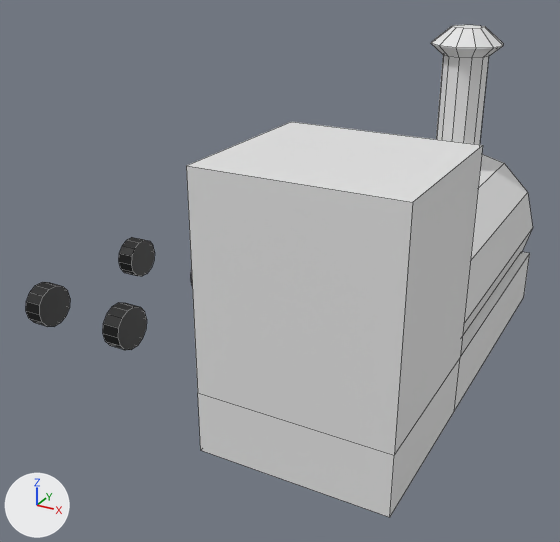
Before and after pictures for a commit that changed the Blender file SourceFiles/Road/Train.blend.
Both versions are drawn from a 50 mm camera at (1.79, -5.07, 3.25) aimed at (-0.94, -0.11, 0.77). Arrows for +X, +Y and +Z are at lower left; the lights stay in place. Mesh edges are drawn as thin lines.

Objects in the first picture: 'Car_BackWheel_Left', 'Car_BackWheel_Right', 'Car_FrontWheel_Left', 'Cube'.
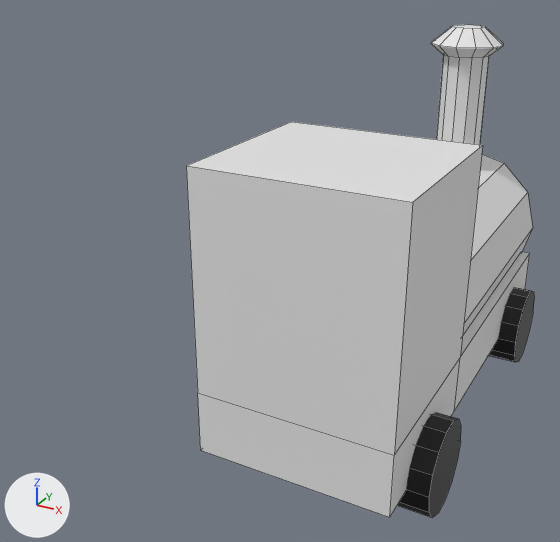
Pixel boxes [x1, y1, x2, y2] of what changed, in the pictures (560 x 542 px):
```json
{"object": "Car_BackWheel_Left", "change": "moved, rescaled", "before": [26, 282, 70, 327], "after": [397, 413, 461, 518]}
{"object": "Car_FrontWheel_Left", "change": "moved, rescaled", "before": [119, 237, 155, 276], "after": [488, 287, 534, 362]}
{"object": "Car_BackWheel_Right", "change": "moved, rescaled", "before": [103, 302, 147, 350], "on screen": "not visible afterwards"}
```

The change, as JSON lines over the scene's bpy script:
```json
{"op": "set", "path": "ob_car_backwheel_left.location", "old": "(-3.029, -0.601, 0.191)", "new": "(0.659, -1.127, 0.191)"}
{"op": "set", "path": "ob_car_backwheel_left.scale", "old": "(1.0, 1.0, 1.0)", "new": "(1.64, 1.64, 1.64)"}
{"op": "set", "path": "ob_car_backwheel_right.location", "old": "(-2.159, -0.601, 0.191)", "new": "(-0.653, -1.127, 0.191)"}
{"op": "set", "path": "ob_car_backwheel_right.scale", "old": "(1.0, 1.0, 1.0)", "new": "(1.64, 1.64, 1.64)"}
{"op": "set", "path": "ob_car_frontwheel_left.location", "old": "(-3.029, 0.655, 0.191)", "new": "(0.659, 1.014, 0.191)"}
{"op": "set", "path": "ob_car_frontwheel_left.scale", "old": "(1.0, 1.0, 1.0)", "new": "(1.64, 1.64, 1.64)"}
{"op": "set", "path": "ob_car_frontwheel_right.scale", "old": "(1.0, 1.0, 1.0)", "new": "(1.64, 1.64, 1.64)"}
```
